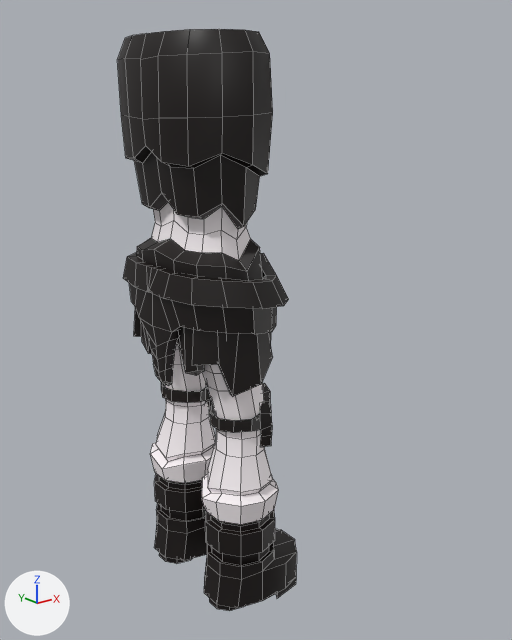
Renders of the Blender file Assets/3D/Blend/Person.blend from each side of a commit.
Rendered twice from a 50 mm camera at (-8.64, -12.49, 11.28) aimed at (0.86, -0.62, 6.53). Every picture has the same lights, and +X, +Y and +Z are marked at lower left. The older version comes first. Mesh edges are drawn as thin lines.
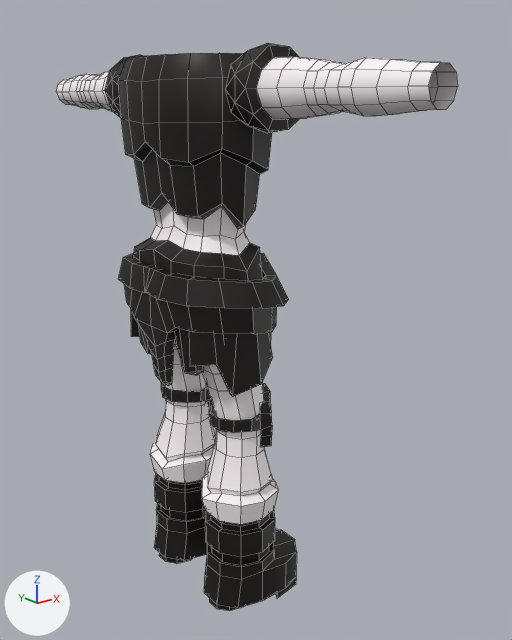
Boxes (x1, y1, x2, y2) around the edits, measured in the pictures (512 x 640 px; the box of a moved part takes in the faces that stretch with it):
'Circle', reshaped
    before: (117, 29, 297, 611)
    after: (119, 53, 297, 611)
'Circle.001', added
    after: (56, 43, 458, 133)
    faces in mat_material_001 (white #fff8fb): (56, 57, 458, 119)
    faces in mat_material_002 (black #120806): (105, 43, 299, 133)
'Cube.003', reshaped
    before: (123, 253, 288, 397)
    after: (118, 253, 288, 397)
part 1 of me_circle_002, moved or reshaped
    before: (117, 29, 273, 391)
    after: (119, 53, 272, 391)
part 2 of me_cube_004, moved or reshaped
    before: (123, 253, 255, 397)
    after: (118, 253, 255, 397)

The change, as a list of edits to the scene's bpy script:
```text
Change me_circle_002:
    used by ob_circle; location = (0.0, 0.0, 0.0)
    remove me_circle_002.from_pydata(...)  # 397 vertices, 370 faces; spans x -1.44..1.47, y -2.01..0.0, z 0.05..12.44
    add me_circle_002.from_pydata(...)  # 397 vertices, 370 faces; spans x -1.44..1.47, y -2.01..0.0, z 0.05..12.05
    me_circle_002 part 1: 101 of 397 vertices moved; they spanned x -1.44..0.97, y -1.89..0.0, z 5.82..12.44 and now span x -1.44..0.99, y -1.89..0.0, z 5.82..12.05; mean shift (-0.02, 0.0, -0.07); largest move (0.75, -1.1, 12.07) -> (0.79, -1.14, 11.66)
Change me_cube_004:
    used by ob_cube_003; location = (0.0, 0.0, 3.79)
    remove me_cube_004.from_pydata(...)  # 144 vertices, 128 faces; spans x -1.5..1.01, y -2.08..0.0, z 1.46..4.25
    add me_cube_004.from_pydata(...)  # 144 vertices, 128 faces; spans x -1.6..1.01, y -2.08..0.0, z 1.46..4.25
    me_cube_004 part 2: 80 of 144 vertices moved; they spanned x -1.5..0.01, y -1.95..0.0, z 2.0..4.15 and now span x -1.6..0.0, y -1.95..0.0, z 2.0..4.15; mean shift (-0.07, 0.0, 0.0); largest move (-1.18, -1.34, 3.09) -> (-1.3, -1.34, 3.09)
Add me_circle_001:
    me_circle_001.from_pydata(...)  # 136 vertices, 160 faces; spans x -0.9..0.57, y -6.05..-1.46, z 10.67..12.19
    me_circle_001.polygons.foreach_set('use_smooth', [True] * 160)
    # faces by material slot: [90, 70]
    me_circle_001.materials.append(mat_material_001)  # white #fff8fb
    me_circle_001.materials.append(mat_material_002)  # black #120806
Add ob_circle_001:
    ob_circle_001 = bpy.data.objects.new('Circle.001', me_circle_001)
    ob_circle_001.location = (0.0, 0.0, 0.0)
    _m = ob_circle_001.modifiers.new('Mirror', 'MIRROR')
    _m.use_axis = (False, True, False)
    _m.use_clip = True
```
